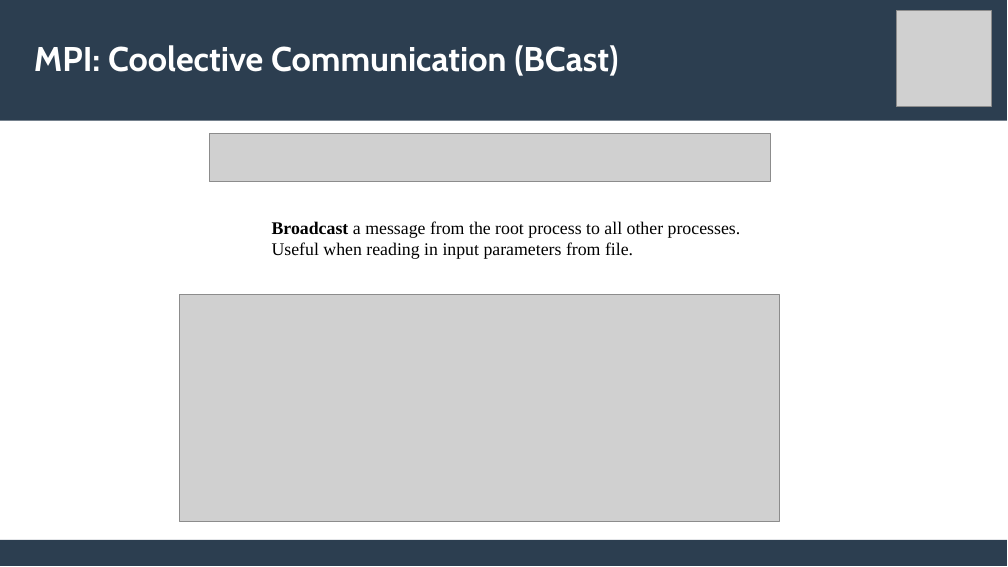
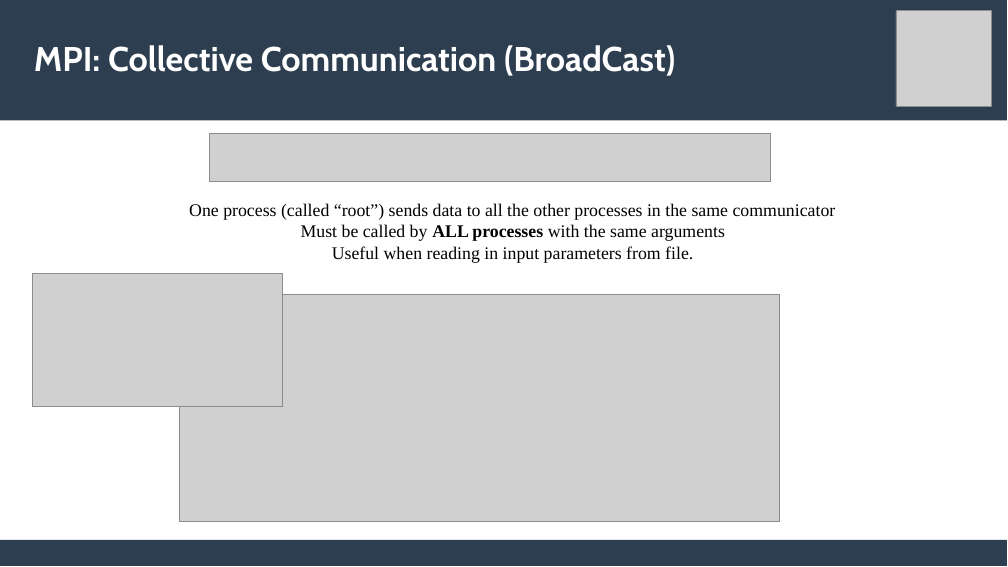
Before and after one commit to lemoinep/ParallelProgramming, a slide deck: slide 15 of MySlides/Session2_ParallelProgramming_MPI.pptx (slide 12 before the commit). Drawn at 1008x567 pixels with LibreOffice and Linux fonts; fonts in the diff are those of the drawing; grey boxes stand for pictures. Boxes give left, top, right and bottom in pixels: in the first picture for what was removed or moved away, otherwise in the second. Text is boxed around its words. In the diff, an @@ line names an element or a change of style, - is before the commit and + after.

```diff
--- a/MySlides/Session2_ParallelProgramming_MPI.pptx
+++ b/MySlides/Session2_ParallelProgramming_MPI.pptx
@@ text at <box>34,45,675,76</box>: text changed @@
-MPI: Coolective Communication (BCast)
+MPI: Collective Communication (BroadCast)
@@ text "One process (called “root”) sends ...": place and size @@
-text "One process (called “root”) sends ..." at <box>272,221,741,259</box>
+text "One process (called “root”) sends ..." at <box>189,203,836,263</box>
@@ text at <box>189,203,836,241</box>: text changed @@
-Broadcast a message from the root process to all other processes.
+One process (called “root”) sends data to all the other processes in the same communicator
+Must be called by ALL processes with the same arguments
@@ text at <box>332,246,693,263</box>: alignment left to centre @@
@@ picture added at <box>32,273,283,407</box> @@
```
Also in this commit, not shown: 11 other slides changed, 6 slides added, 3 slides removed, 1 other file.
